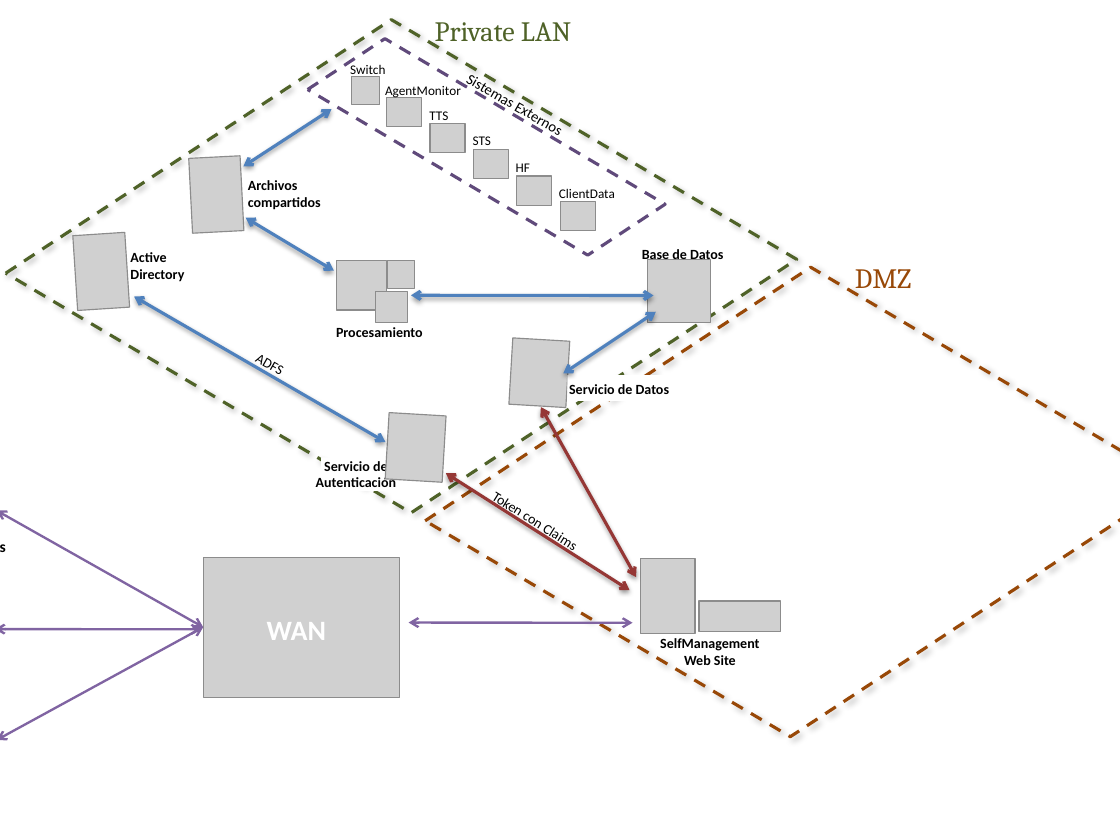
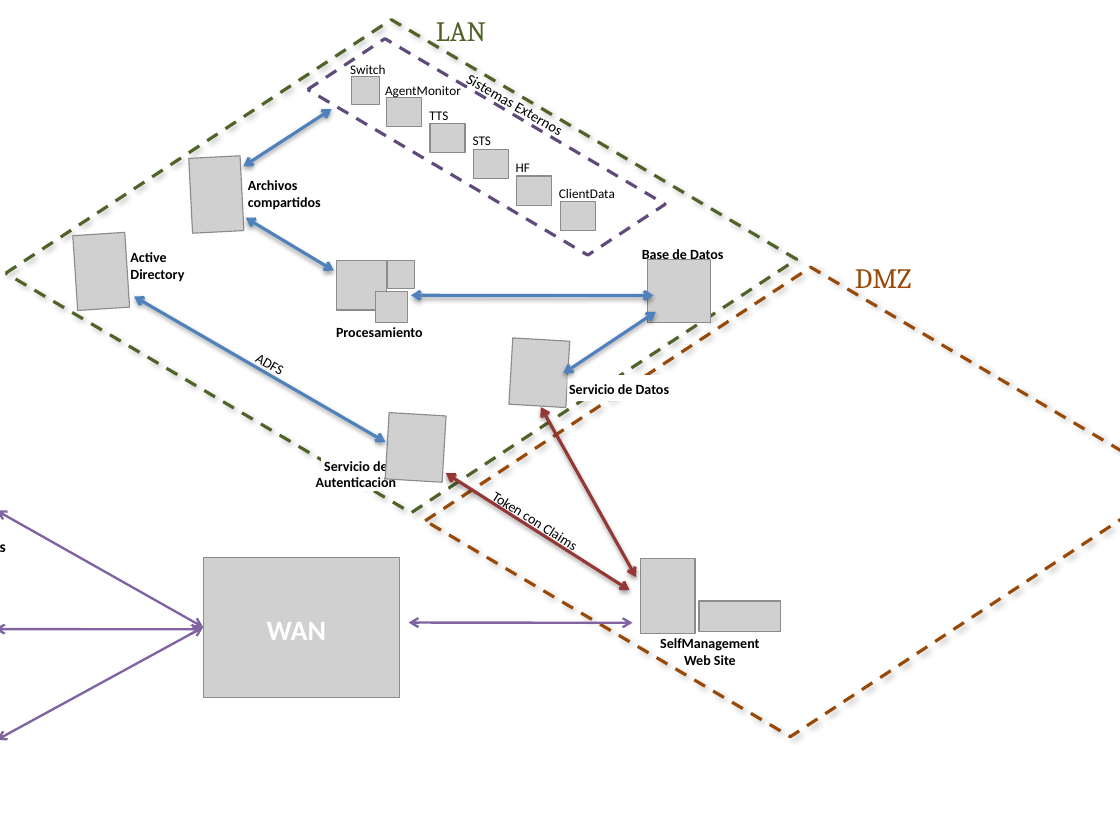
Before and after one commit to ingevy/taller-desarrollo-proyectos-ii-2do-2010, a slide deck: slide 1 of analysisAndDesign/diagrama_arquitectura.pptx. Drawn at 1120x840 pixels with LibreOffice and Linux fonts; fonts in the diff are those of the drawing; grey boxes stand for pictures; background and template pictures are left out. Boxes give left, top, right and bottom in pixels: in the first picture for what was removed or moved away, otherwise in the second. Text is boxed around its words. In the diff, an @@ line names an element or a change of style, - is before the commit and + after.

```diff
--- a/analysisAndDesign/diagrama_arquitectura.pptx
+++ b/analysisAndDesign/diagrama_arquitectura.pptx
@@ text at box(436, 22, 486, 47): text changed @@
-Private LAN
+LAN
```
Also in this commit, not shown: 1 other file.
